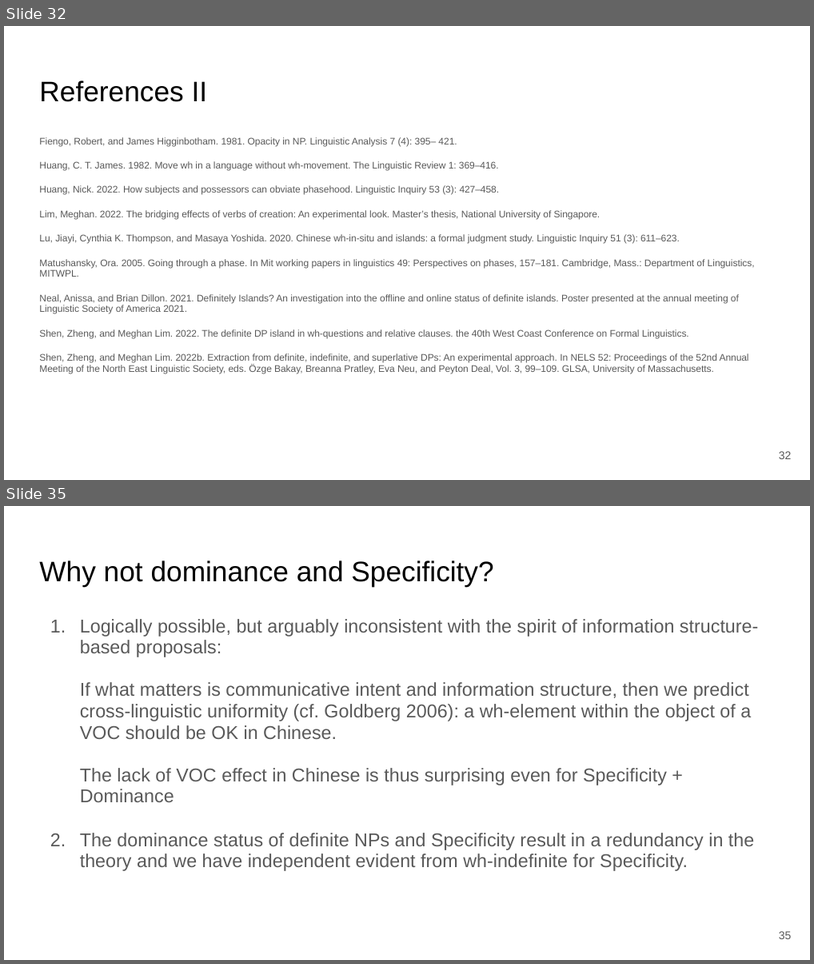
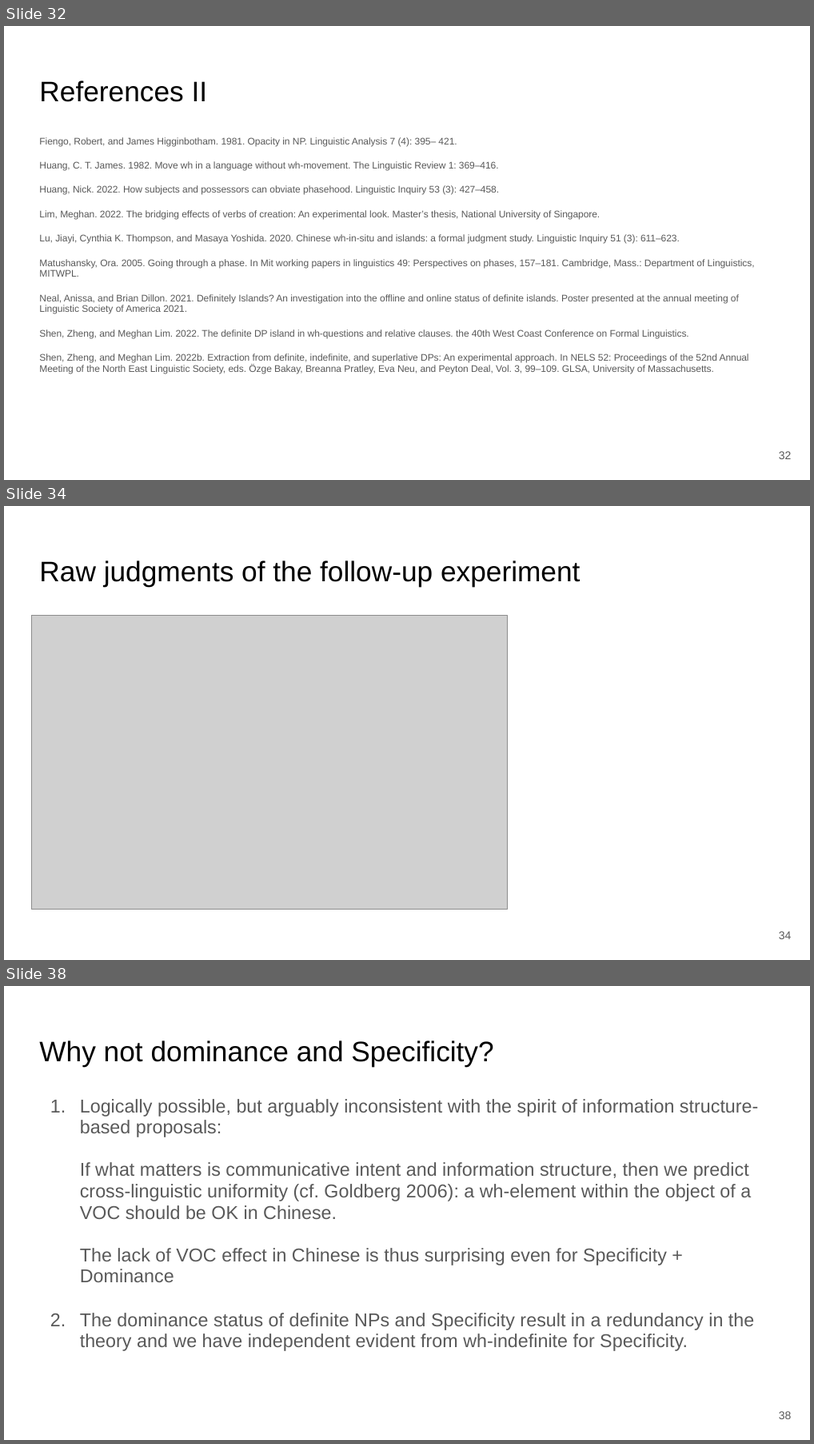
Before and after one commit to Zheng-Shen/zheng-shen.github.io, a slide deck: handouts/IACL2023.pptx. Shown one above the other, each under a label of ours: slides 32 and 35 before the commit, slides 32, 34 and 38 after it; the slides between them are not shown. The pictures are 814x964 and 814x1444 pixels, drawn with LibreOffice and Linux fonts; fonts in the diff are those of the drawing; grey boxes stand for pictures. Boxes give left, top, right and bottom in pixels: in the first picture for what was removed or moved away, otherwise in the second. Text is boxed around its words. In the diff, an @@ line names an element or a change of style, - is before the commit and + after.

```diff
--- a/handouts/IACL2023.pptx
+++ b/handouts/IACL2023.pptx
@@ slide 34 added at (x1=4, y1=506, x2=810, y2=960), background #FFFFFF @@
@@ title added at (x1=39, y1=560, x2=580, y2=586), 25.2 pt, text #000000 @@
+Raw judgments of the follow-up experiment
@@ picture added at (x1=31, y1=615, x2=507, y2=909) @@
@@ page number added at (x1=779, y1=931, x2=792, y2=939), 10 pt, text #595959 @@
+34
@@ what was slide 35 is now slide 38 @@
@@ page number at (x1=779, y1=1411, x2=792, y2=1419): text changed @@
-35
+38
```
Also in this commit, not shown: 2 slides changed, 2 other slides added, 1 other file.
